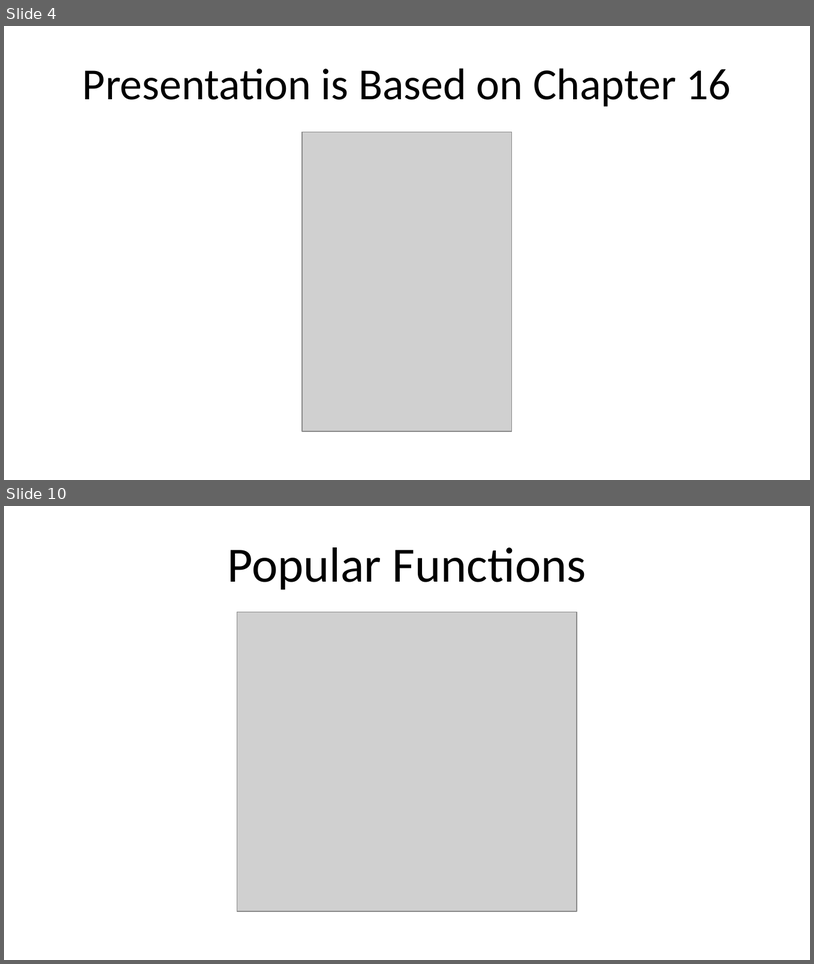
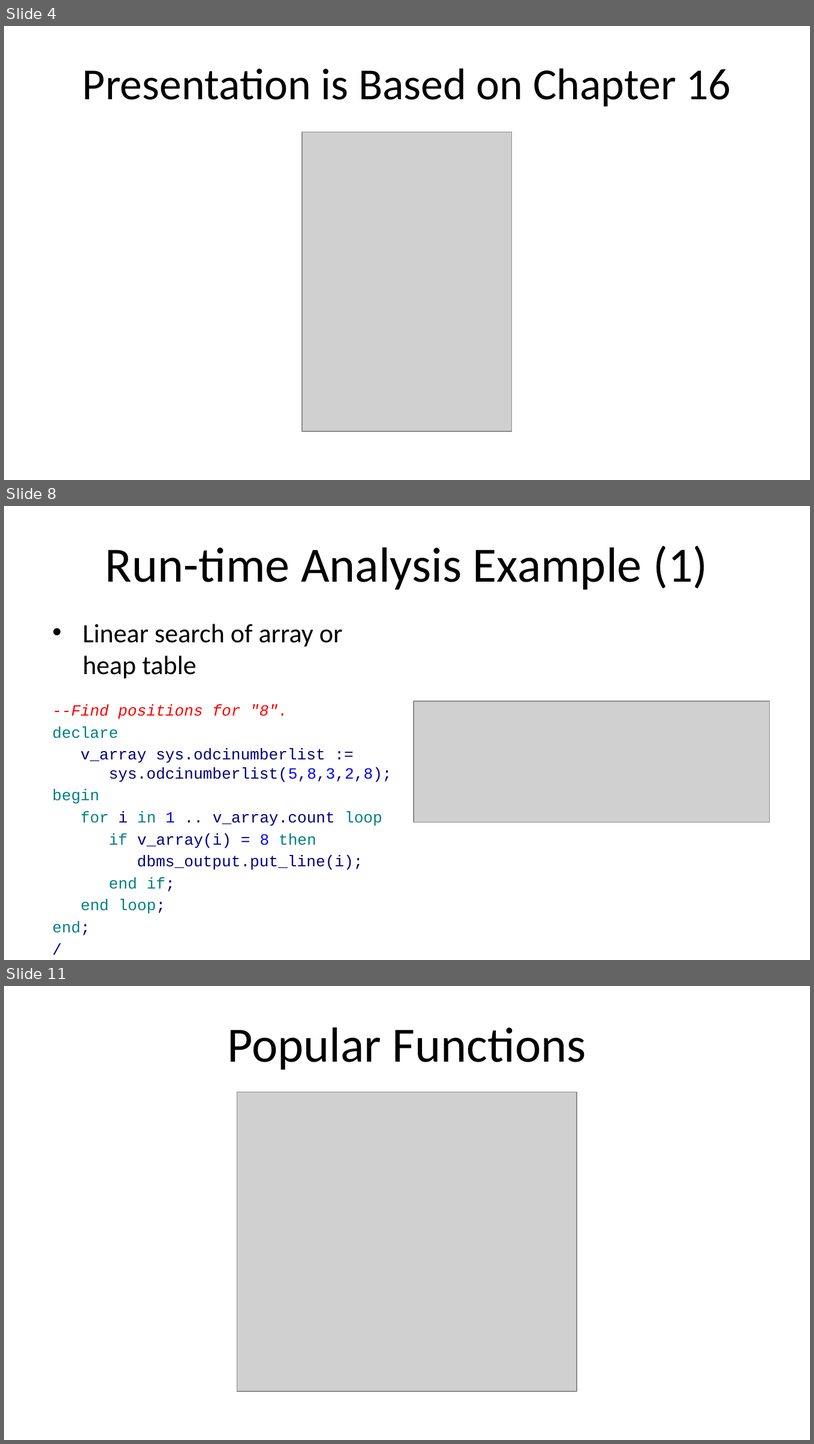
Before and after one commit to ProOracleSQL/space, a slide deck: examples/presentations/Practical Algorithm Analysis for Oracle Developers - Collaborate - 2019_281_Heller.pptx. Shown one above the other, each under a label of ours: slides 4 and 10 before the commit, slides 4, 8 and 11 after it; the slides between them are not shown. The pictures are 814x964 and 814x1444 pixels, drawn with LibreOffice and Linux fonts; fonts in the diff are those of the drawing; grey boxes stand for pictures. Boxes give left, top, right and bottom in pixels: in the first picture for what was removed or moved away, otherwise in the second. Text is boxed around its words. In the diff, an @@ line names an element or a change of style, - is before the commit and + after.

```diff
--- a/examples/presentations/Practical Algorithm Analysis for Oracle Developers - Collaborate - 2019_281_Heller.pptx
+++ b/examples/presentations/Practical Algorithm Analysis for Oracle Developers - Collaborate - 2019_281_Heller.pptx
@@ slide 8 added at [4, 506, 810, 960], background #FFFFFF @@
@@ title added at [105, 546, 708, 590], 44 pt, text #000000 @@
+Run-time Analysis Example (1)
@@ text added at [53, 624, 392, 913], 14 pt, text #000080 @@
+• Linear search of array or heap table
+--Find positions for "8".
+declare
+v_array sys.odcinumberlist :=
+sys.odcinumberlist(5,8,3,2,8);
+begin
+for i in 1 .. v_array.count loop
+if v_array(i) = 8 then
+dbms_output.put_line(i);
+end if;
+end loop;
+end;
+/
@@ picture added at [414, 701, 770, 822] @@
@@ what was slide 10 is now slide 11 @@
```
Also in this commit, not shown: 9 slides changed, 1 other slide added.
